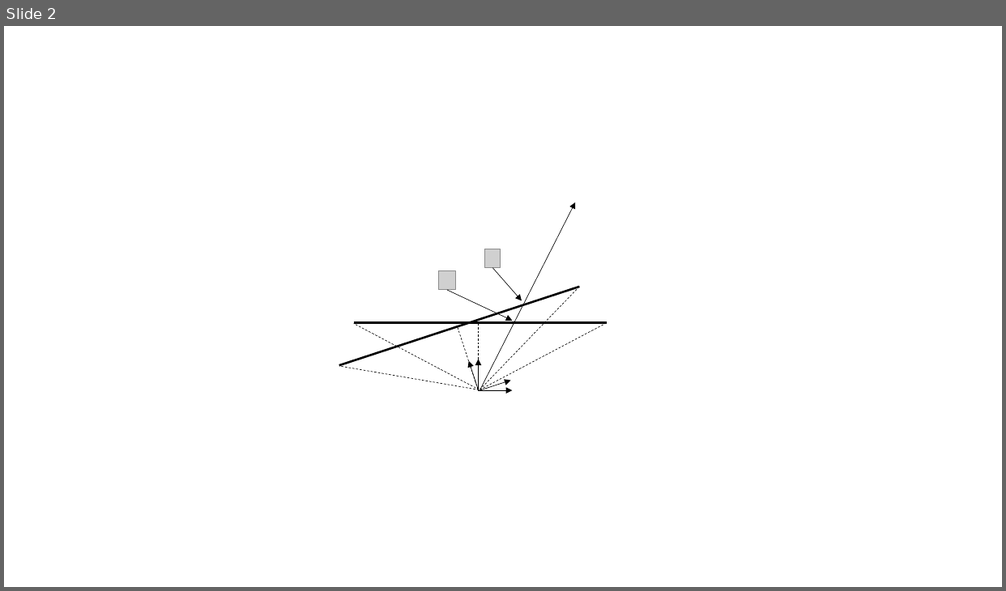
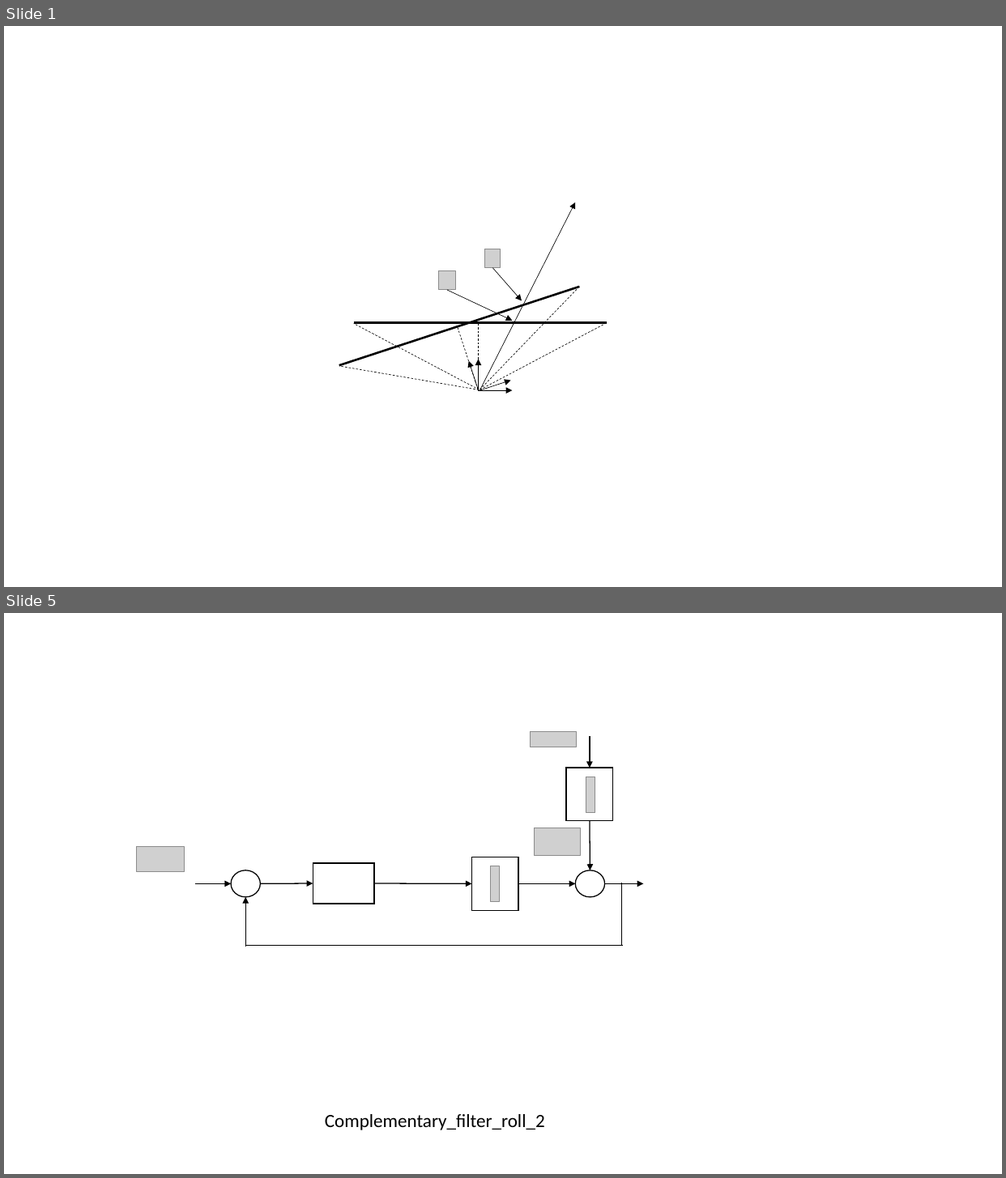
Before and after one commit to byu-magicc/lie_groups, a slide deck: files/figures.pptx. Shown one above the other, each under a label of ours: slide 2 before the commit, slides 1 and 5 after it; the slides between them are not shown. The pictures are 1006x591 and 1006x1178 pixels, drawn with LibreOffice and Linux fonts; fonts in the diff are those of the drawing; grey boxes stand for pictures; background and template pictures are left out. Boxes give left, top, right and bottom in pixels: in the first picture for what was removed or moved away, otherwise in the second. Text is boxed around its words. In the diff, an @@ line names an element or a change of style, - is before the commit and + after.

Commit message:
added discussion on simple complementary filter

```diff
--- a/files/figures.pptx
+++ b/files/figures.pptx
@@ slide 5 added at (x1=4, y1=613, x2=1002, y2=1174), background #FFFFFF @@
@@ picture added at (x1=530, y1=731, x2=576, y2=747) @@
@@ arrow added from (590, 736) to (590, 768), #000000 1 pt @@
@@ rectangle added at (x1=566, y1=768, x2=612, y2=821), outline #000000 1 pt @@
@@ picture added at (x1=586, y1=777, x2=594, y2=812) @@
@@ picture added at (x1=534, y1=828, x2=580, y2=855) @@
@@ arrow added from (590, 821) to (590, 871), #000000 1 pt @@
@@ picture added at (x1=137, y1=847, x2=185, y2=872) @@
@@ ellipse added at (x1=231, y1=871, x2=260, y2=897), fill #FFFFFF, outline #000000 1 pt @@
@@ rectangle added at (x1=313, y1=864, x2=374, y2=905), outline #000000 1 pt @@
@@ rectangle added at (x1=472, y1=857, x2=518, y2=910), outline #000000 1 pt @@
@@ picture added at (x1=491, y1=867, x2=500, y2=902) @@
@@ ellipse added at (x1=575, y1=871, x2=604, y2=897), fill #FFFFFF, outline #000000 1 pt @@
@@ arrow added from (195, 884) to (231, 884), #000000 1 pt @@
@@ arrow added from (246, 947) to (246, 897), #000000 1 pt @@
@@ arrow added from (260, 884) to (313, 884), #000000 1 pt @@
@@ arrow added from (374, 884) to (472, 884), #000000 1 pt @@
@@ arrow added from (518, 884) to (575, 884), #000000 1 pt @@
@@ arrow added from (605, 884) to (643, 884), #000000 1 pt @@
@@ line added from (622, 884) to (622, 946), #000000 1 pt @@
@@ line added from (623, 946) to (245, 946), #000000 1 pt @@
@@ text added at (x1=325, y1=1114, x2=545, y2=1131), 18 pt, text #000000 @@
+Complementary_filter_roll_2
@@ what was slide 2 is now slide 1 @@
```
Also in this commit, not shown: 5 other slides added, 1 slide removed, 7 other files.
